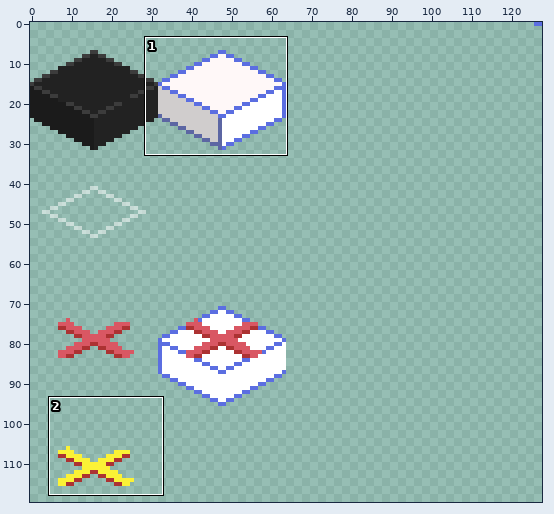
A pixel-art file gets an edit: electricoon/Graphics/tiles.aseprite. The picture above shows the old version from afar; the outline marks the close-up.
Close-up. Before the edit:
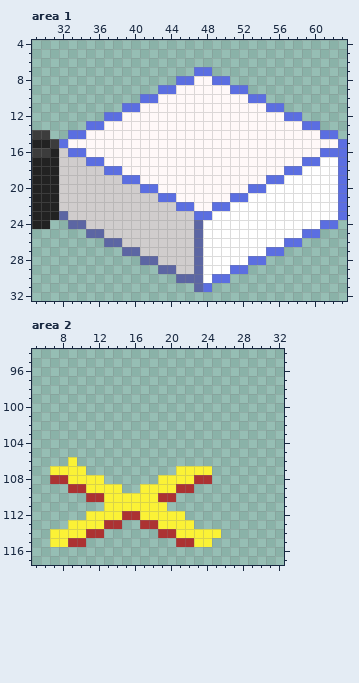
128x128 pixels, 1 frame. Colours within 5 levels of each other are drawn and written as one. Shown: area 1: x 29..63, y 4..32; area 2: x 5..32, y 94..117. The wide view leaves out empty margins.
And afterwards:
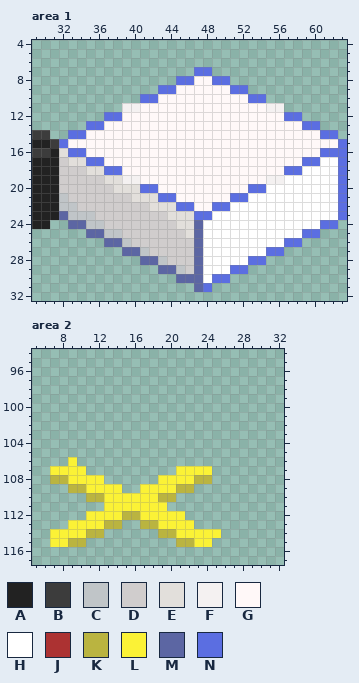
Palette (. is transparent): A #222222  B #3c3c3c  C #c0c5c8  D #d0cdcd  E #e2dfdb  F #f4f1f1  G #fff8f8  H #ffffff  J #ac3232  K #bab440  L #fbf236  M #5c66a3  N #5b6ee1
Edits made:
Changed rows in their new state; - is an unchanged pixel.
Area 1, layer "Layer 3":
first column x 39:
11 FF--------------FF
first column x 32:
16 E------------------------
17 -EE----------------------
18 ---EE--------------------
19 -----EEFF--------------FF
20 ------EEE----------------
21 C-------EEE--------------
22 CC--------EEE------------
23 -CCC--------EEE----------
24 ---CC--------EE----------
25 -----CC-------E----------
26 -------C-----------------
27 ---------C---------------
28 -----------C-------------
29 -------------C-----------
Area 2, layer "Layer 3":
first column x 7:
108 KK--------------KK
109 --KK----------KK--
110 ----KK------KK----
112 --------KK--------
113 ------KK--KK------
114 ----KK------KK----
115 --KK----------KK--
Where, in picture pixels (left, top, right, bottom), the same in both close-ups:
changed: (122, 103, 140, 112)
changed: (266, 103, 284, 112)
changed: (59, 148, 194, 274)
changed: (266, 175, 284, 184)
changed: (50, 475, 212, 547)
